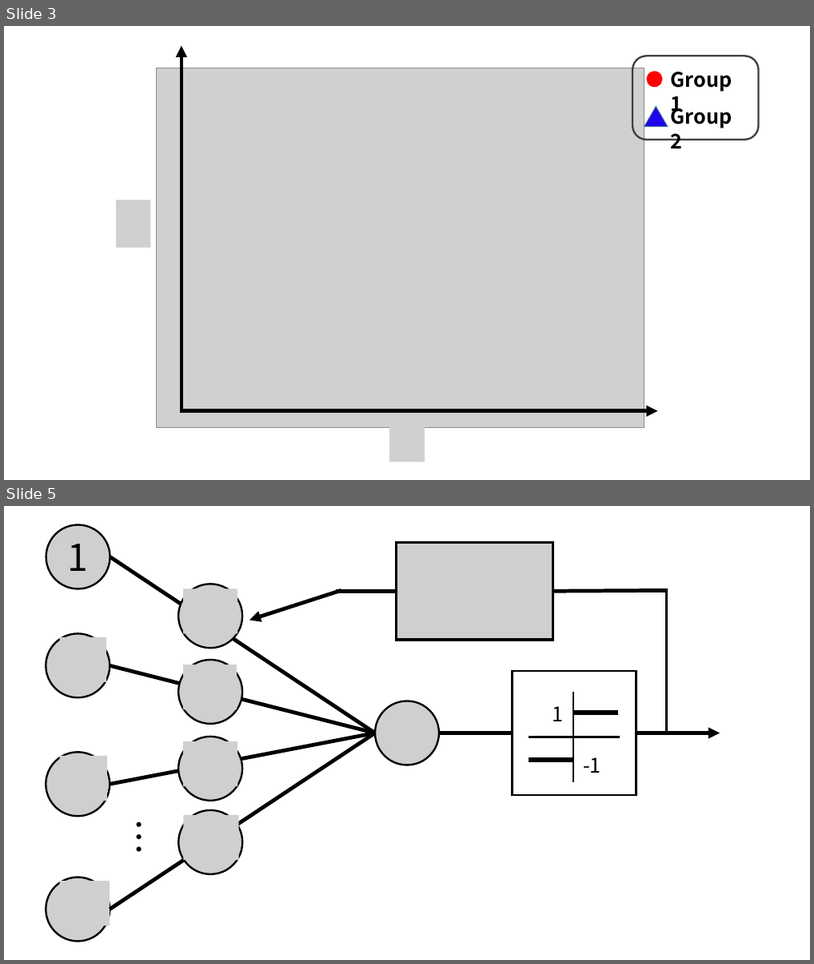
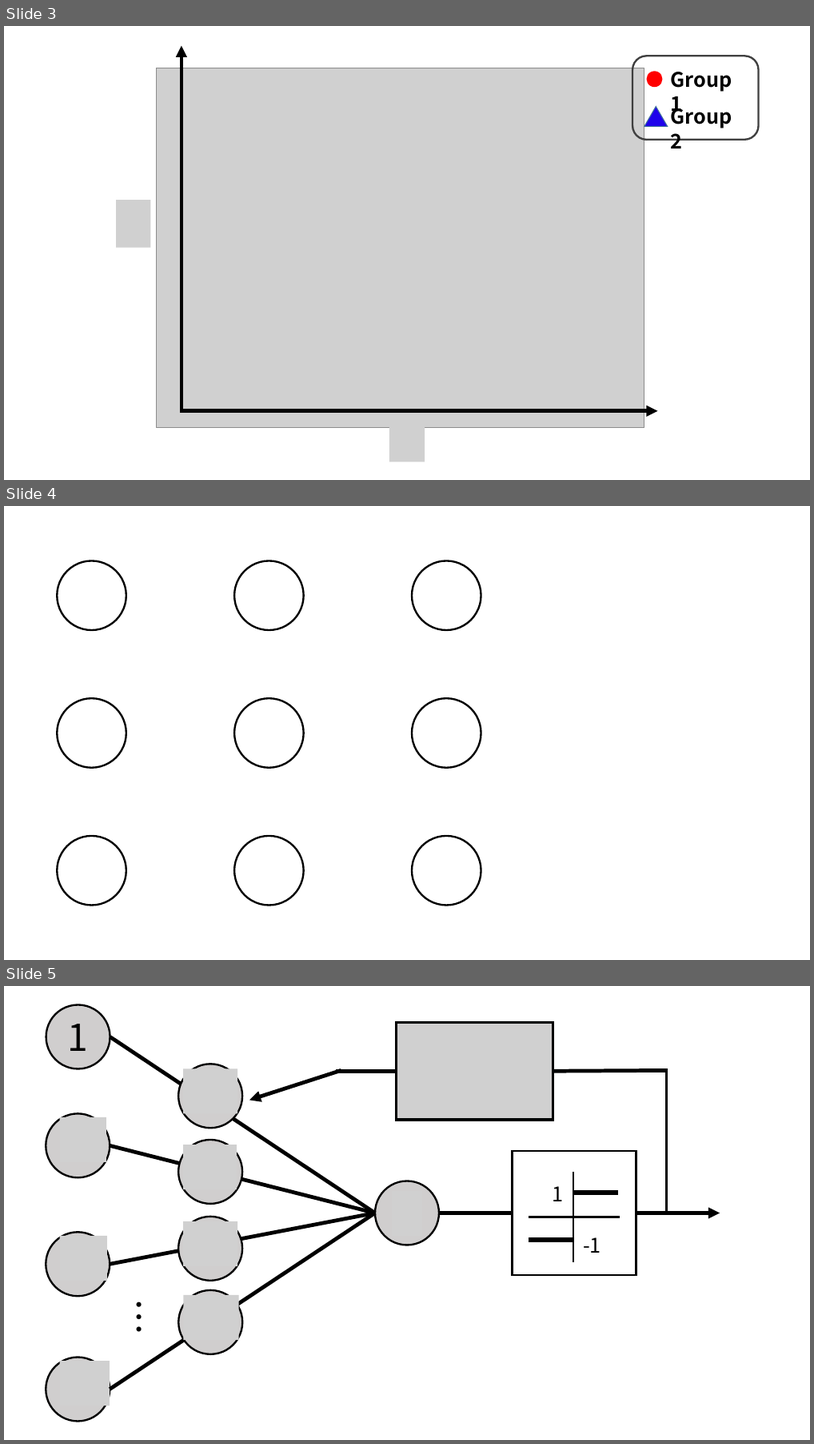
Before and after one commit to rurusasu/tex, a slide deck: 卒研発表tex用_イラスト.pptx. Shown one above the other, each under a label of ours: slides 3 and 5 before the commit, slides 3, 4 and 5 after it; the slides between them are not shown. The pictures are 814x964 and 814x1444 pixels, drawn with LibreOffice and Linux fonts; fonts in the diff are those of the drawing; grey boxes stand for pictures. Boxes give left, top, right and bottom in pixels: in the first picture for what was removed or moved away, otherwise in the second. Text is boxed around its words. In the diff, an @@ line names an element or a change of style, - is before the commit and + after.

```diff
--- a/卒研発表tex用_イラスト.pptx
+++ b/卒研発表tex用_イラスト.pptx
@@ slide 4 added at bbox=[4, 506, 810, 960], background #FFFFFF @@
@@ ellipse added at bbox=[58, 561, 126, 630], outline #000000 2.25 pt @@
@@ ellipse added at bbox=[234, 561, 303, 630], outline #000000 2.25 pt @@
@@ ellipse added at bbox=[412, 561, 482, 630], outline #000000 2.25 pt @@
@@ ellipse added at bbox=[58, 698, 126, 768], outline #000000 2.25 pt @@
@@ ellipse added at bbox=[234, 698, 303, 768], outline #000000 2.25 pt @@
@@ ellipse added at bbox=[412, 698, 482, 768], outline #000000 2.25 pt @@
@@ ellipse added at bbox=[58, 836, 126, 904], outline #000000 2.25 pt @@
@@ ellipse added at bbox=[234, 836, 303, 904], outline #000000 2.25 pt @@
@@ ellipse added at bbox=[412, 836, 482, 904], outline #000000 2.25 pt @@
```
Also in this commit, not shown: 1 slide changed, 1 slide removed, 6 other files.
